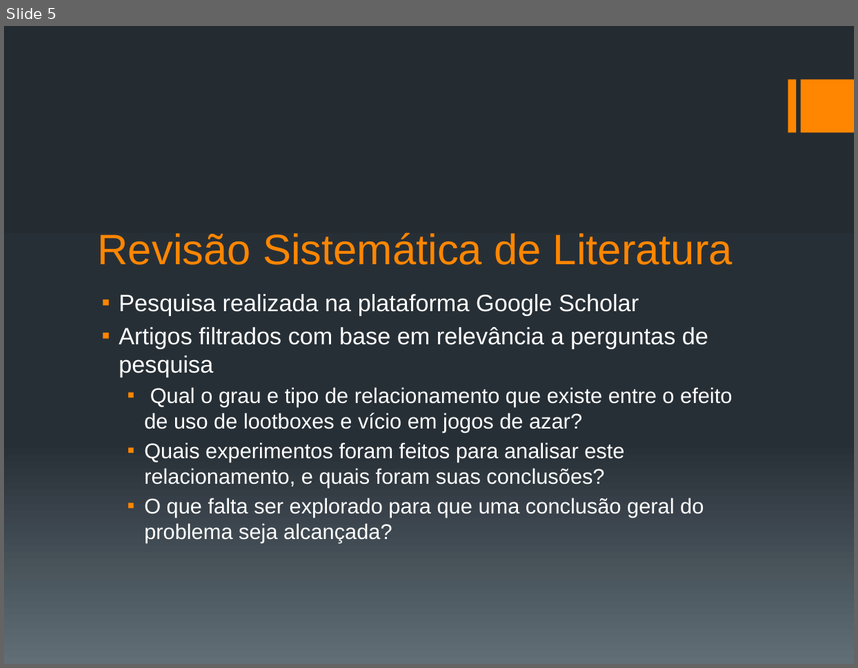
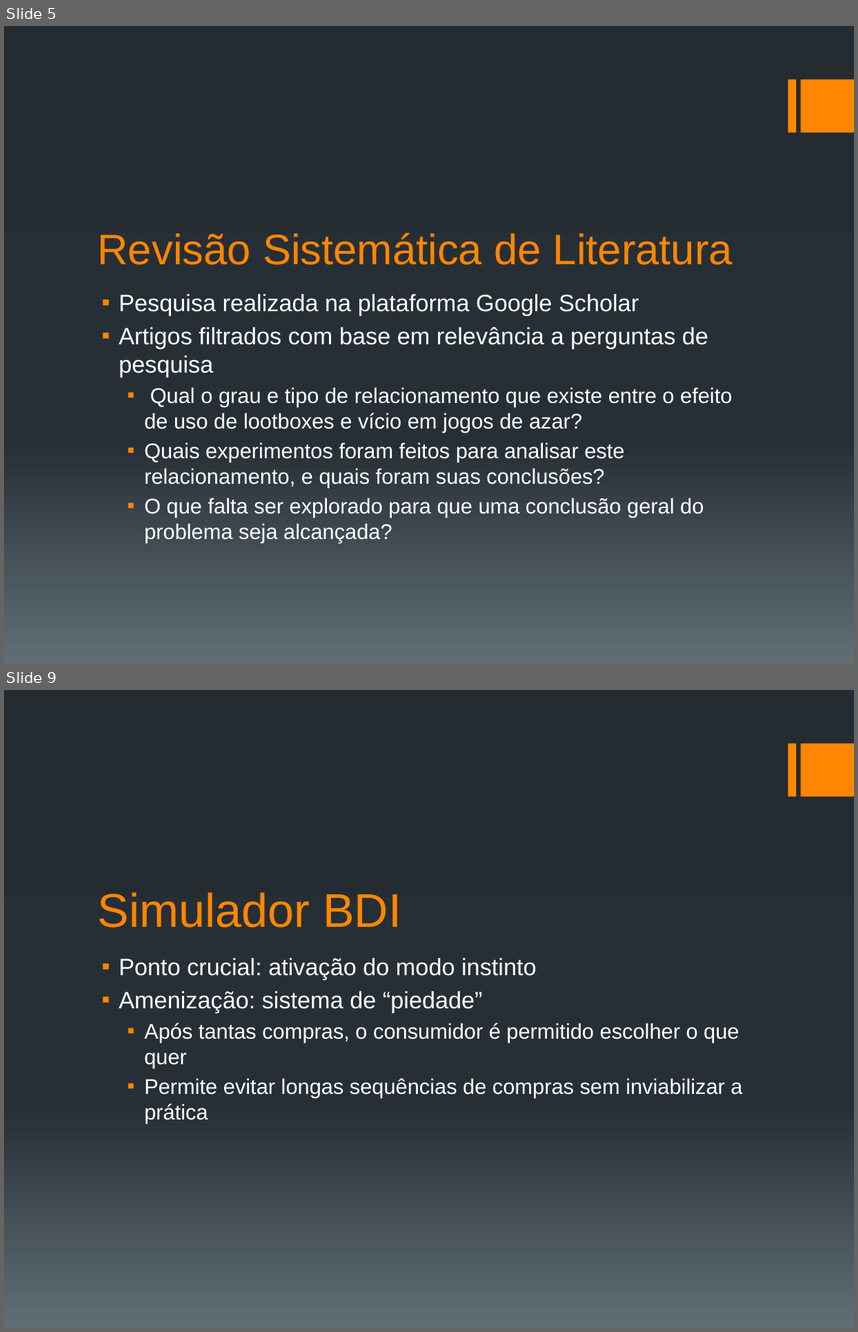
Before and after one commit to BurningBagel/TCCSimulator, a slide deck: ApresentaçãoTCC.pptx. Shown one above the other, each under a label of ours: slide 5 before the commit, slides 5 and 9 after it; the slides between them are not shown. The pictures are 858x668 and 858x1332 pixels, drawn with LibreOffice and Linux fonts; fonts in the diff are those of the drawing. Boxes give left, top, right and bottom in pixels: in the first picture for what was removed or moved away, otherwise in the second. Text is boxed around its words. In the diff, an @@ line names an element or a change of style, - is before the commit and + after.

```diff
--- a/ApresentaçãoTCC.pptx
+++ b/ApresentaçãoTCC.pptx
@@ slide 9 added at <box>4,690,854,1328</box>, background gradient #242C33 to #273037 to #636D76; not listed: 2 template elements that a slide beside it also shows @@
@@ title added at <box>98,892,401,927</box>, 40 pt, text #FF8600 @@
+Simulador BDI
@@ text added at <box>119,958,742,1123</box>, 18 pt, text #FFFFFF @@
+▪ Ponto crucial: ativação do modo instinto
+▪ Amenização: sistema de “piedade”
+  ▪ Após tantas compras, o consumidor é permitido escolher o que quer
+  ▪ Permite evitar longas sequências de compras sem inviabilizar a prática
```
Also in this commit, not shown: 1 slide changed, 22 other slides added, 29 other files.
